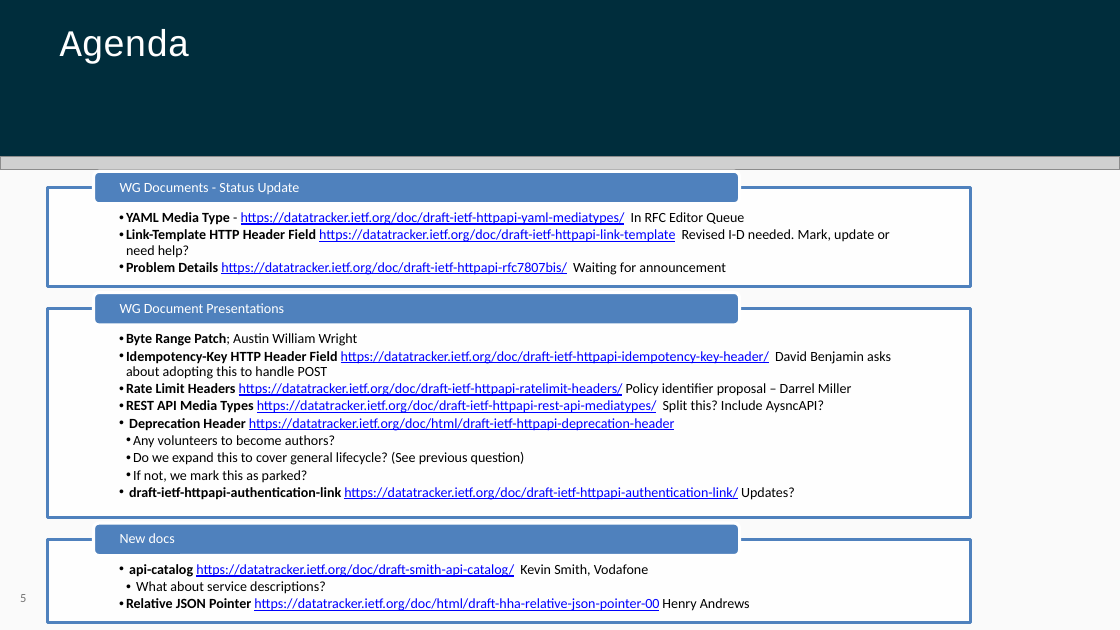
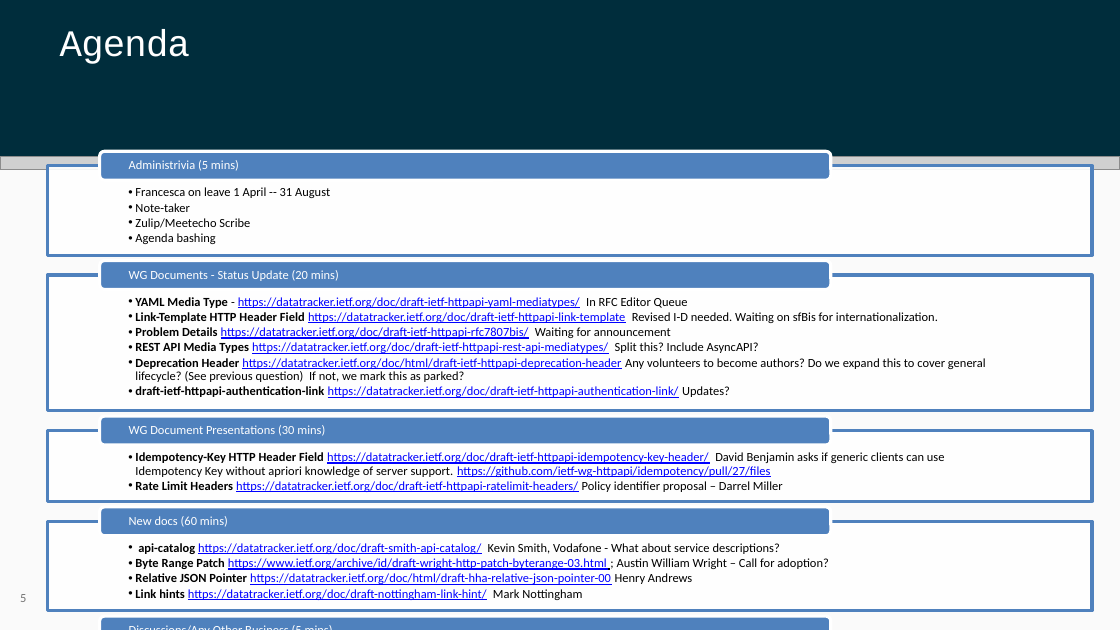
Before and after one commit to ietf-wg-httpapi/wg-materials, a slide deck: slide 5 of ietf117/chair-slides.pptx (slide 6 before the commit). Drawn at 1120x630 pixels with LibreOffice and Linux fonts; fonts in the diff are those of the drawing; grey boxes stand for pictures; background and template pictures are left out. Boxes give left, top, right and bottom in pixels: in the first picture for what was removed or moved away, otherwise in the second. Text is boxed around its words. In the diff, an @@ line names an element or a change of style, - is before the commit and + after.

```diff
--- a/ietf117/chair-slides.pptx
+++ b/ietf117/chair-slides.pptx
@@ rectangle: place and size @@
-rectangle at [47, 187, 970, 286]
+rectangle at [47, 166, 1092, 255]
@@ rounded rectangle: place and size @@
-rounded rectangle at [94, 171, 740, 204]
+rounded rectangle at [100, 151, 831, 180]
@@ text removed at [126, 212, 890, 275] @@
-  • YAML Media Type - https://datatracker.ietf.org/doc/draft-ietf-httpapi-yaml-mediatypes/ In RFC Editor Queue
-  • Link-Template HTTP Header Field https://datatracker.ietf.org/doc/draft-ietf-httpapi-link-template Revised I-D needed. Mark, update or need help?
-  • Problem Details https://datatracker.ietf.org/doc/draft-ietf-httpapi-rfc7807bis/ Waiting for announcement
@@ rounded rectangle: place and size @@
-rounded rectangle at [94, 292, 740, 325]
+rounded rectangle at [100, 261, 831, 290]
@@ text "YAML Media Type - https://datatracker.ietf.org/doc/draft-iet ...": place and size @@
-text "YAML Media Type - https://datatracker.ietf.org/doc/draft-iet ..." at [126, 333, 891, 500]
+text "YAML Media Type - https://datatracker.ietf.org/doc/draft-iet ..." at [135, 297, 986, 398]
@@ text at [129, 270, 339, 281]: text changed; size 9 to 8 pt @@
-WG Documents - Status Update
+WG Documents - Status Update (20 mins)
@@ text at [135, 297, 986, 382]: text changed; size 9 to 8 pt; text colour #000000 to #0000FF @@
-  • Byte Range Patch; Austin William Wright
-  • Idempotency-Key HTTP Header Field https://datatracker.ietf.org/doc/draft-ietf-httpapi-idempotency-key-header/ David Benjamin asks about adopting this to handle POST
-  • Rate Limit Headers https://datatracker.ietf.org/doc/draft-ietf-httpapi-ratelimit-headers/ Policy identifier proposal – Darrel Miller
-  • REST API Media Types https://datatracker.ietf.org/doc/draft-ietf-httpapi-rest-api-mediatypes/ Split this? Include AysncAPI?
-  • Deprecation Header https://datatracker.ietf.org/doc/html/draft-ietf-httpapi-deprecation-header
-    • Any volunteers to become authors?
-    • Do we expand this to cover general lifecycle? (See previous question)
-    • If not, we mark this as parked?
+  • YAML Media Type - https://datatracker.ietf.org/doc/draft-ietf-httpapi-yaml-mediatypes/ In RFC Editor Queue
+  • Link-Template HTTP Header Field https://datatracker.ietf.org/doc/draft-ietf-httpapi-link-template Revised I-D needed. Waiting on sfBis for internationalization.
+  • Problem Details https://datatracker.ietf.org/doc/draft-ietf-httpapi-rfc7807bis/ Waiting for announcement
+  • REST API Media Types https://datatracker.ietf.org/doc/draft-ietf-httpapi-rest-api-mediatypes/ Split this? Include AsyncAPI?
+  • Deprecation Header https://datatracker.ietf.org/doc/html/draft-ietf-httpapi-deprecation-header Any volunteers to become authors? Do we expand this to cover general lifecycle? (See previous question) If not, we mark this as parked?
@@ text at [135, 386, 730, 398]: size 9 to 8 pt in "draft-ietf-httpapi-authentication-link https://datatracker.i ..." @@
@@ rectangle: place and size @@
-rectangle at [47, 309, 970, 517]
+rectangle at [47, 430, 1092, 501]
@@ text at [129, 425, 325, 436]: text changed; size 9 to 8 pt @@
-WG Document Presentations
+WG Document Presentations (30 mins)
@@ rounded rectangle: place and size @@
-rounded rectangle at [94, 523, 740, 556]
+rounded rectangle at [100, 507, 831, 536]
@@ rectangle: place and size @@
-rectangle at [47, 540, 970, 623]
+rectangle at [47, 522, 1092, 612]
@@ text "api-catalog https://datatracker.ietf.org/doc/draft-smith-api ...": place and size @@
-text "api-catalog https://datatracker.ietf.org/doc/draft-smith-api ..." at [126, 564, 750, 611]
+text "api-catalog https://datatracker.ietf.org/doc/draft-smith-api ..." at [135, 543, 828, 600]
@@ text at [129, 516, 228, 527]: text changed; size 9 to 8 pt @@
-New docs
+New docs (60 mins)
@@ text at [135, 543, 828, 570]: text changed; size 9 to 8 pt; text colour #000000 to #0000FF @@
-  • api-catalog https://datatracker.ietf.org/doc/draft-smith-api-catalog/ Kevin Smith, Vodafone
-    • What about service descriptions?
+  • api-catalog https://datatracker.ietf.org/doc/draft-smith-api-catalog/ Kevin Smith, Vodafone - What about service descriptions?
+  • Byte Range Patch https://www.ietf.org/archive/id/draft-wright-http-patch-byterange-03.html ; Austin William Wright – Call for adoption?
@@ text at [135, 589, 582, 600]: paragraph added @@
+  • Link hints https://datatracker.ietf.org/doc/draft-nottingham-link-hint/ Mark Nottingham
@@ text at [135, 573, 692, 585]: size 9 to 8 pt in "Relative JSON Pointer https://datatracker.ietf.org/doc/html/ ..." @@
@@ group added at [47, 160, 1092, 630]: 4 texts, 2 rounded rectangles, 1 rectangle @@
+  • Francesca on leave 1 April -- 31 August
+  • Note-taker
+  • Zulip/Meetecho Scribe
+  • Agenda bashing
+Administrivia (5 mins)
+  • Idempotency-Key HTTP Header Field https://datatracker.ietf.org/doc/draft-ietf-httpapi-idempotency-key-header/ David Benjamin asks if generic clients can use Idempotency Key without apriori knowledge of server support. https://github.com/ietf-wg-httpapi/idempotency/pull/27/files
+  • Rate Limit Headers https://datatracker.ietf.org/doc/draft-ietf-httpapi-ratelimit-headers/ Policy identifier proposal – Darrel Miller
+Discussions/Any Other Business (5 mins)
```
Also in this commit, not shown: 1 slide removed, 2 other files.
